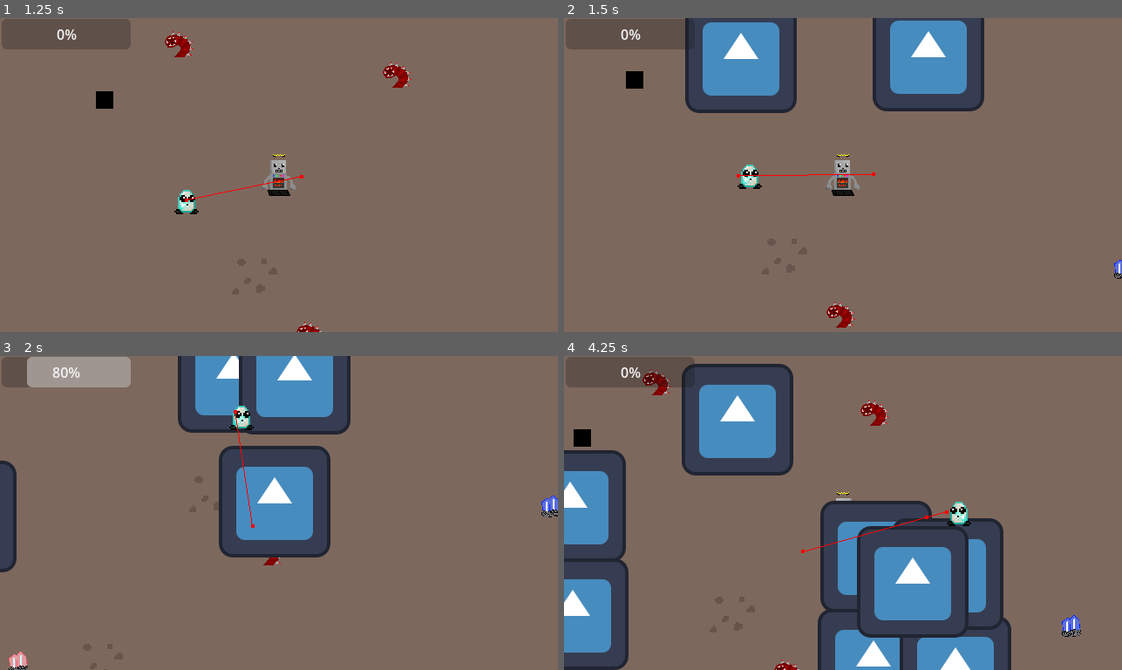
Above: before the commit, frames 1-4 (two rows, left to right).
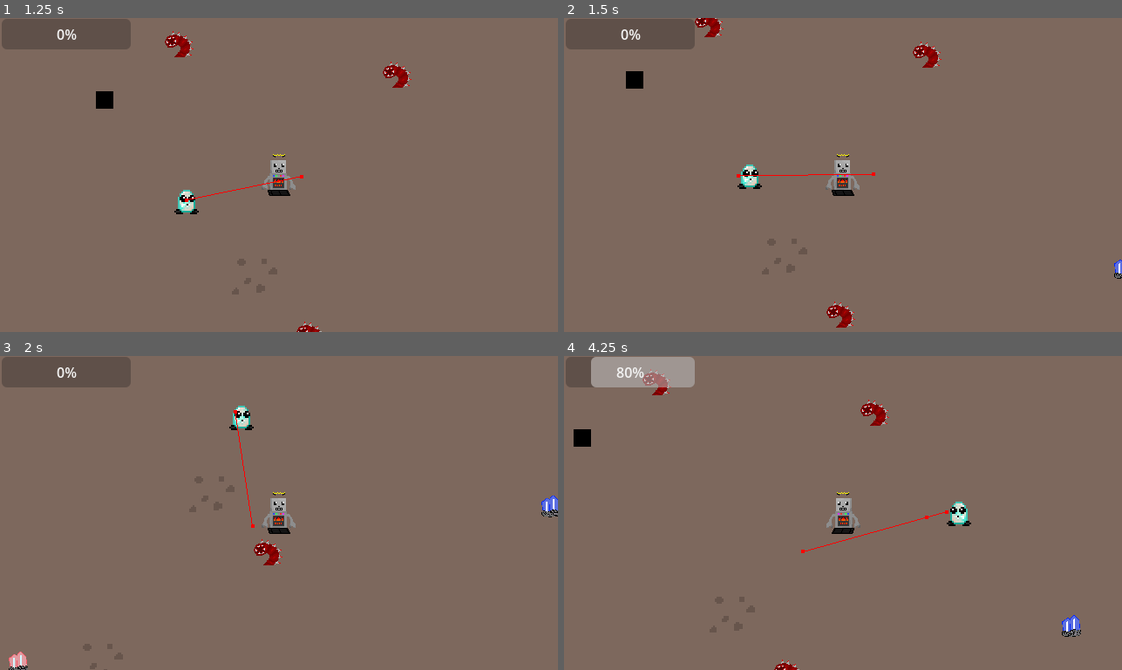
Above: after the commit, the same moments.

Repository: TNT-A/godot-baubleheads-project
Game: Godot game, scene res://testing/testing.tscn
Two runs of this game, one before a commit and one after it. Both use one fixed random seed, a clock stepped at 60 frames per second and the inputs below. The engine's default icon, where the game draws it, is replaced by a stand-in: a white triangle on a blue panel in a dark square.
Inputs (mouse positions are in pixels of both pictures, inside the frame that each line leads up to):
- Up to frame 1 (1.25 s): tap Enter at 0.5 s; move the mouse to (401, 159) at 0.52 s; hold D (Move_Right) from 0.53 s (still down); tap Space (Baublehead_Call) at 0.6 s
- Up to frame 2 (1.5 s): move the mouse to (731, 190) at 1.27 s; release D (Move_Right) at 1.28 s; hold S (Move_Down) from 1.28 s (still down); tap Backspace (Crackhead_Call) at 1.35 s
- Up to frame 3 (2 s): keep holding S (Move_Down)
- Up to frame 4 (4.25 s): move the mouse to (898, 443) at 2.02 s; release S (Move_Down) at 2.03 s; hold D (Move_Right) 2.03-2.78 s; click (898, 443) at 2.1 s; move the mouse to (815, 575) at 2.77 s; hold W (Move_Up) 2.78-3.53 s; right-click (815, 575) at 2.85 s; move the mouse to (1010, 560) at 3.52 s; hold A (Move_Left) from 3.53 s (still down); tap Shift (Run) at 3.6 s

Frame 1 is identical in both runs. In frame 2, 12% of the frame differs, in the area x 21-76%, y 0-31%; in frame 3, 17%; in frame 4, 34%, in the area x 0-81%, y 0-100%.

Commit message:
crack added
the earthworms now have range and properly have firing delay

Diff:
--- a/Enemies/Earthworm/Earthworm.tscn
+++ b/Enemies/Earthworm/Earthworm.tscn
@@ -11,13 +11,16 @@
 script/source = "extends Area2D
 
 @onready var timer: Timer = $Timer
-@onready var node = get_node(\"player\")
+# @onready var node = get_node(\"player\") do we need this?
 
 @export var damage_dealt : int = 1
 "
 
 [sub_resource type="RectangleShape2D" id="RectangleShape2D_iykv8"]
 size = Vector2(25.5, 25)
+
+[sub_resource type="CircleShape2D" id="CircleShape2D_qvyj8"]
+radius = 157.537
 
 [node name="Earthworm" type="CharacterBody2D" groups=["enemy"]]
 script = ExtResource("1_ebkfr")
@@ -43,4 +46,11 @@
 
 [node name="TimerAttackCooldown" type="Timer" parent="."]
 
+[node name="Area2D" type="Area2D" parent="."]
+
+[node name="CollisionShape2D" type="CollisionShape2D" parent="Area2D"]
+shape = SubResource("CircleShape2D_qvyj8")
+
 [connection signal="timeout" from="TimerAttackCooldown" to="." method="_on_timer_attack_cooldown_timeout"]
+[connection signal="body_shape_entered" from="Area2D" to="." method="_on_area_2d_body_shape_entered"]
+[connection signal="body_shape_exited" from="Area2D" to="." method="_on_area_2d_body_shape_exited"]
--- a/Enemies/Earthworm/earthworm.gd
+++ b/Enemies/Earthworm/earthworm.gd
@@ -7,7 +7,7 @@
 var attack_time : bool = false
 enum States {IDLE, ATTACK, MOVE}
 var state: States = States.ATTACK
-
+var playerCrackable : bool = false
 
 func _ready():
 	SignalBus.change_enemy_health.connect(change_health)
@@ -18,19 +18,28 @@
 		die()
 	if Input.is_action_just_pressed("Testing"):
 		queue_free()
+	state_transitions()
+	state_functions()
 
-	state_functions()
+func state_transitions():
+	if playerCrackable:
+		state = States.ATTACK
+
+
+	elif true: #change conditional later
+		state = States.MOVE
 
 func state_functions():
 	if state == States.ATTACK:
 
 		if $TimerAttackCooldown.is_stopped():
 
-			$TimerAttackCooldown.wait_time = randf_range(1.2,2.0)
+			$TimerAttackCooldown.wait_time = randf_range(1.2, 2.0)
+
 			$TimerAttackCooldown.start()
-	if attack_time:
-		shoot()
-		attack_time = false
+		if attack_time:
+			shoot()
+			attack_time = false
 func shoot():
 
 	add_child(crackshot.instantiate())
@@ -54,4 +63,24 @@
 
 
 func _on_timer_attack_cooldown_timeout():
-	attack_time = true
+	if playerCrackable:
+		attack_time = true
+	print(attack_time)
+
+
+func _on_area_2d_body_shape_entered(body_rid, body: Node2D, body_shape_index, local_shape_index):
+	if body == Global.player:
+		playerCrackable = true
+		print("player on crack")
+	pass # Replace with function body.
+
+
+func _on_area_2d_body_shape_exited(body_rid, body: Node2D, body_shape_index, local_shape_index):
+	if body == Global.player:
+		playerCrackable = false
+		$TimerAttackCooldown.stop()
+		$TimerAttackCooldown.wait_time = randf_range(1.2, 2.0)
+		attack_time = false
+		print("player no longer being cracked")
+
+	pass # Replace with function body.
--- a/components/damage_zone/damage_zone.tscn
+++ b/components/damage_zone/damage_zone.tscn
@@ -4,7 +4,7 @@
 script/source = "extends Area2D
 
 @onready var timer: Timer = $Timer
-@onready var node = get_node(\"player\")
+#@onready var node = get_node(\"player\") do we need this?
 
 @export var damage_dealt : int = 1
 "
--- a/enemies/earthworm/Earthworm.tscn
+++ b/enemies/earthworm/Earthworm.tscn
@@ -11,13 +11,16 @@
 script/source = "extends Area2D
 
 @onready var timer: Timer = $Timer
-@onready var node = get_node(\"player\")
+# @onready var node = get_node(\"player\") do we need this?
 
 @export var damage_dealt : int = 1
 "
 
 [sub_resource type="RectangleShape2D" id="RectangleShape2D_iykv8"]
 size = Vector2(25.5, 25)
+
+[sub_resource type="CircleShape2D" id="CircleShape2D_qvyj8"]
+radius = 157.537
 
 [node name="Earthworm" type="CharacterBody2D" groups=["enemy"]]
 script = ExtResource("1_ebkfr")
@@ -43,4 +46,11 @@
 
 [node name="TimerAttackCooldown" type="Timer" parent="."]
 
+[node name="Area2D" type="Area2D" parent="."]
+
+[node name="CollisionShape2D" type="CollisionShape2D" parent="Area2D"]
+shape = SubResource("CircleShape2D_qvyj8")
+
 [connection signal="timeout" from="TimerAttackCooldown" to="." method="_on_timer_attack_cooldown_timeout"]
+[connection signal="body_shape_entered" from="Area2D" to="." method="_on_area_2d_body_shape_entered"]
+[connection signal="body_shape_exited" from="Area2D" to="." method="_on_area_2d_body_shape_exited"]
--- a/enemies/earthworm/earthworm.gd
+++ b/enemies/earthworm/earthworm.gd
@@ -7,7 +7,7 @@
 var attack_time : bool = false
 enum States {IDLE, ATTACK, MOVE}
 var state: States = States.ATTACK
-
+var playerCrackable : bool = false
 
 func _ready():
 	SignalBus.change_enemy_health.connect(change_health)
@@ -18,19 +18,28 @@
 		die()
 	if Input.is_action_just_pressed("Testing"):
 		queue_free()
+	state_transitions()
+	state_functions()
 
-	state_functions()
+func state_transitions():
+	if playerCrackable:
+		state = States.ATTACK
+
+
+	elif true: #change conditional later
+		state = States.MOVE
 
 func state_functions():
 	if state == States.ATTACK:
 
 		if $TimerAttackCooldown.is_stopped():
 
-			$TimerAttackCooldown.wait_time = randf_range(1.2,2.0)
+			$TimerAttackCooldown.wait_time = randf_range(1.2, 2.0)
+
 			$TimerAttackCooldown.start()
-	if attack_time:
-		shoot()
-		attack_time = false
+		if attack_time:
+			shoot()
+			attack_time = false
 func shoot():
 
 	add_child(crackshot.instantiate())
@@ -54,4 +63,24 @@
 
 
 func _on_timer_attack_cooldown_timeout():
-	attack_time = true
+	if playerCrackable:
+		attack_time = true
+	print(attack_time)
+
+
+func _on_area_2d_body_shape_entered(body_rid, body: Node2D, body_shape_index, local_shape_index):
+	if body == Global.player:
+		playerCrackable = true
+		print("player on crack")
+	pass # Replace with function body.
+
+
+func _on_area_2d_body_shape_exited(body_rid, body: Node2D, body_shape_index, local_shape_index):
+	if body == Global.player:
+		playerCrackable = false
+		$TimerAttackCooldown.stop()
+		$TimerAttackCooldown.wait_time = randf_range(1.2, 2.0)
+		attack_time = false
+		print("player no longer being cracked")
+
+	pass # Replace with function body.
--- a/testing/testing.tscn
+++ b/testing/testing.tscn
@@ -4,8 +4,8 @@
 [ext_resource type="Script" path="res://testing/testing.gd" id="1_8ocim"]
 [ext_resource type="PackedScene" uid="uid://dnlsiamufqhvp" path="res://Maps/cave_tilemap.tscn" id="2_ac32q"]
 [ext_resource type="PackedScene" uid="uid://s5mmhv02h0t8" path="res://in_game_ui.tscn" id="4_c0rjo"]
-[ext_resource type="PackedScene" uid="uid://e477mip5fnwt" path="res://enemies/earthworm/Earthworm.tscn" id="4_cohp8"]
-[ext_resource type="PackedScene" uid="uid://dfaaxsafo3xgi" path="res://enemies/Effects/Explosion.tscn" id="9_0emdr"]
+[ext_resource type="PackedScene" uid="uid://e477mip5fnwt" path="res://Enemies/Earthworm/Earthworm.tscn" id="4_cohp8"]
+[ext_resource type="PackedScene" uid="uid://dfaaxsafo3xgi" path="res://Enemies/Effects/Explosion.tscn" id="9_0emdr"]
 [ext_resource type="PackedScene" uid="uid://bmgdfffipgdik" path="res://pickups/gemstone_pickup.tscn" id="9_dcapp"]
 [ext_resource type="PackedScene" uid="uid://cfwscgufalgmj" path="res://bullet.tscn" id="10_gv504"]
 [ext_resource type="Resource" uid="uid://srhbw1bth3p8" path="res://pickups/pickup_resource/item_opal.tres" id="11_ou7st"]
Not shown: 1 places in Enemies/Earthworm/Earthworm.tscn that only renumber resources
Not shown: 1 places in enemies/earthworm/Earthworm.tscn that only renumber resources
